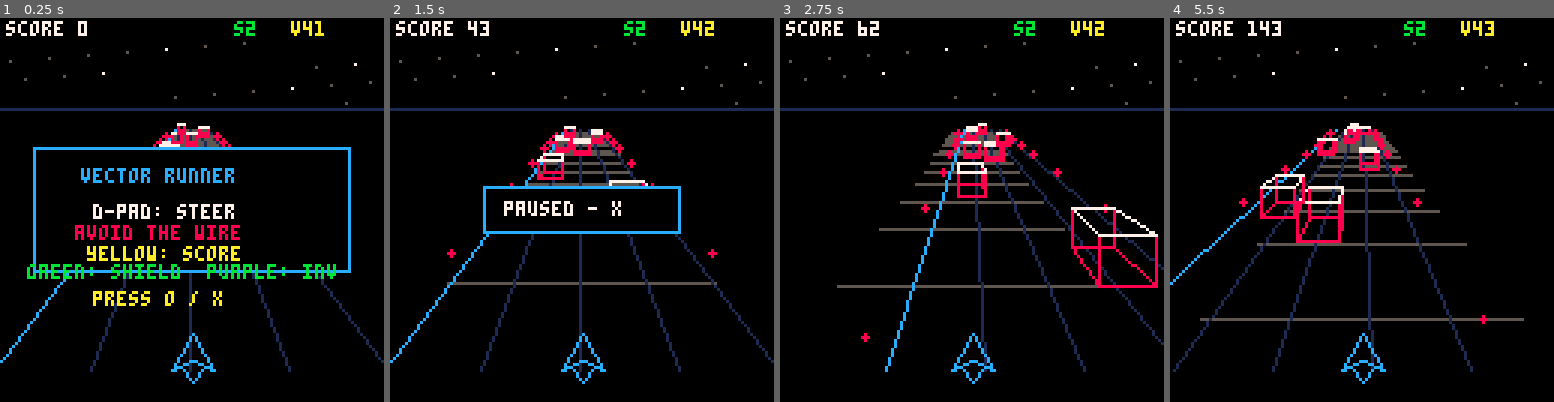
Above: before the commit, frames 1-4 (left to right).
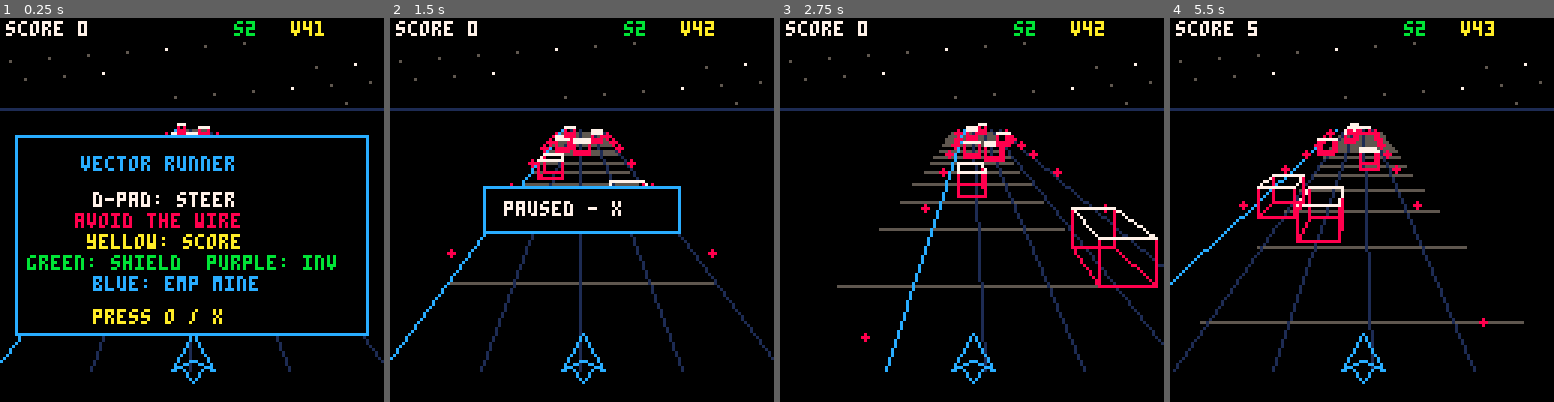
Above: after the commit, the same moments.

Repository: cam1se/vector-runner-pico8
Game: PICO-8 cartridge vector_runner_pico8.p8
Same seed, same stepped clock (60 frames per second), same inputs: the game is played once before the commit and once after it.
Inputs:
- Up to frame 1 (0.25 s): no input
- Up to frame 2 (1.5 s): tap O (Z key) at 0.33, 0.7, 1.43 s; tap X (X key) at 1.07 s
- Up to frame 3 (2.75 s): hold Left 1.97-2.37 s; tap X (X key) at 2.07, 2.4, 2.73 s; tap O (Z key) at 2.22 s
- Up to frame 4 (5.5 s): hold Right 2.87-3.53 s; tap X (X key) every 0.33 s from 3.07 to 5.4 s; tap O (Z key) at 3.1, 3.98, 4.87 s; hold Right 4.13-4.53 s; hold Left from 5.13 s (still down)

The runs differ from the first frame. In frame 1, 12% of the frame differs, in the area x 3-97%, y 30-83%; in frame 2, 2.2%; in frame 3, 0.7%; in frame 4, 3.2%.

Commit message:
feat(game): add EMP hazards and speed zoom
Add the independently implemented EMP disruption, pause penalty, and
speed-sensitive projection. Document browser-based source research and extend
the host-side checks.

Diff:
--- a/scripts/test_cart.lua
+++ b/scripts/test_cart.lua
@@ -63,7 +63,7 @@
 check(#env.objs > 0 and env.speed > 0, "run initializes active obstacles")
 pressed[5] = true
 env._update60()
-check(env.state == 3, "X pauses an active run")
+check(env.state == 3 and env.score == 0, "X pauses and cannot make score negative")
 pressed[5] = true
 env._update60()
 check(env.state == 1, "X resumes a paused run")
@@ -97,6 +97,12 @@
 check(env.inv > 0, "invincibility pickup starts a timer")
 
 env.state = 1
+env.emp = 0
+env.objs = {{x = env.px, z = 6, k = 5, w = .12}}
+env._update60()
+check(env.emp > 0 and #env.objs == 0, "EMP mine briefly removes depth vision")
+
+env.state = 1
 local shield_before = env.shield
 env.objs = {{x = env.px, z = 6, k = 1, w = .18}}
 env._update60()
--- a/vector_runner_pico8.p8
+++ b/vector_runner_pico8.p8
@@ -18,6 +18,7 @@
  dist=0
  shield=2
  inv=0
+ emp=0
  flash=0
  objs={}
  nextz=32
@@ -30,7 +31,8 @@
  local kind=1
  -- distinct original-style pickup lanes
  if not first then
-  if wave%11==7 then kind=4
+  if wave%17==12 then kind=5
+  elseif wave%11==7 then kind=4
   elseif wave%7==4 then kind=3
   elseif wave%4==3 then kind=2 end
  end
@@ -62,7 +64,11 @@
   if btnp(5) then state=1 end
   return
  end
- if btnp(5) then state=3 return end
+ if btnp(5) then
+  score=max(0,score-250)
+  state=3
+  return
+ end
  local steer=0
  if btn(0) then steer-=1 end
  if btn(1) then steer+=1 end
@@ -72,12 +78,18 @@
  nextz-=speed
  score+=1+flr(speed*2)
  if inv>0 then inv-=1 end
+ if emp>0 then emp-=1 end
  if flash>0 then flash-=1 end
  for o in all(objs) do
   o.z-=speed
   if o.z<7 and o.z>-1 and abs(px-o.x)<o.w+.12 then
-   if o.k>1 then
+   if o.k>1 and o.k<5 then
     collect(o)
+   elseif o.k==5 then
+    emp=90
+    o.z=-9
+    flash=8
+    sfx(3)
    elseif inv>0 then
     score+=25
     o.z=-9
@@ -109,11 +121,11 @@
 end
 
 function py(z)
- return 30+1050/(z+12)
+ return 30+1050/(z+12)*(1+(speed-.42)*.35)
 end
 
 function ps(z)
- return 900/(z+12)
+ return 900/(z+12)*(1+(speed-.42)*.35)
 end
 
 function projx(x,z)
@@ -126,16 +138,29 @@
 
 function _draw()
  cls(0)
- stars()
- road()
- for o in all(objs) do
-  if o.z<120 then obstacle(o) end
- end
- ship()
+ if emp>0 then
+  blackout()
+ else
+  stars()
+  road()
+  for o in all(objs) do
+   if o.z<120 then obstacle(o) end
+  end
+  ship()
+ end
  hud()
  if state==0 then title() end
  if state==2 then over() end
  if state==3 then paused() end
+end
+
+function blackout()
+ -- an EMP deliberately removes the depth cues for a short time
+ for i=1,18 do
+  local y=(i*23+emp*3)%120+8
+  line(0,y,127,y,i%2==0 and 1 or 5)
+ end
+ print("emp interference",31,59,6)
 end
 
 function stars()
@@ -182,10 +207,11 @@
  local b=projx(o.x+w,zf)
  local y2=py(zf)
  if o.k>1 then
-  -- yellow: score, green: shield, purple: invincibility
+  -- yellow: score, green: shield, purple: invincibility, blue: EMP
   local c=10
   if o.k==3 then c=11 end
   if o.k==4 then c=14 end
+  if o.k==5 then c=12 end
   local cx=projx(o.x,z)
   local cy=py(z)-ps(z)*.12
   local r=ps(z)*.14
@@ -232,17 +258,19 @@
  print("v"..flr(speed*100),97,1,10)
  print("s"..shield,78,1,11)
  if inv>0 then print("i",90,1,14) end
+ if emp>0 then print("e",90,1,12) end
 end
 
 function title()
- rectfill(11,43,116,84,0)
- rect(11,43,116,84,12)
- print("vector runner",27,50,12)
- print("d-pad: steer",31,62,7)
- print("avoid the wire",25,69,8)
- print("yellow: score",29,76,10)
- print("green: shield  purple: inv",9,82,11)
- print("press o / x",31,91,10)
+ rectfill(5,39,122,105,0)
+ rect(5,39,122,105,12)
+ print("vector runner",27,46,12)
+ print("d-pad: steer",31,58,7)
+ print("avoid the wire",25,65,8)
+ print("yellow: score",29,72,10)
+ print("green: shield  purple: inv",9,79,11)
+ print("blue: emp mine",31,86,12)
+ print("press o / x",31,97,10)
 end
 
 function paused()
